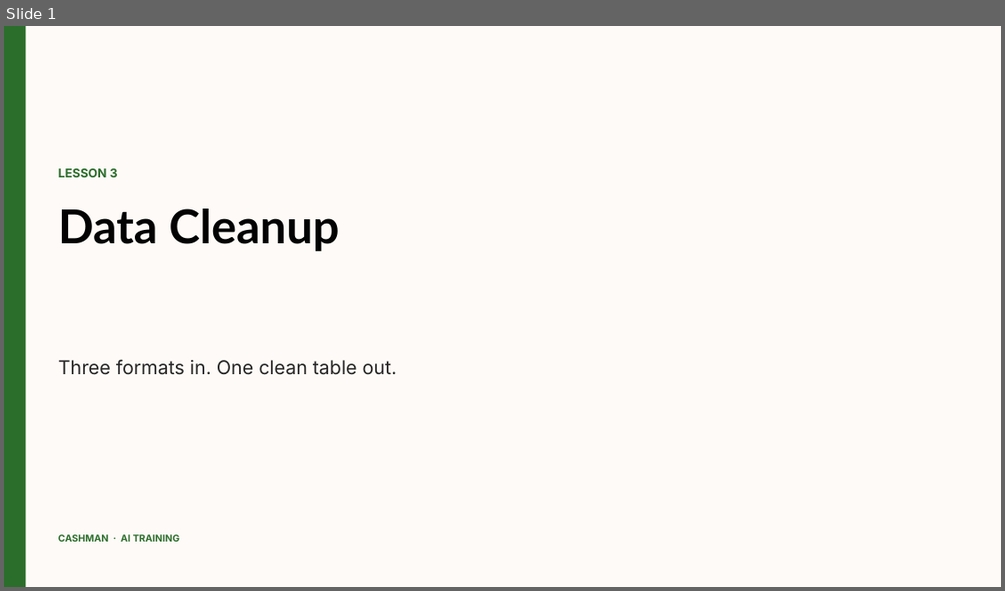
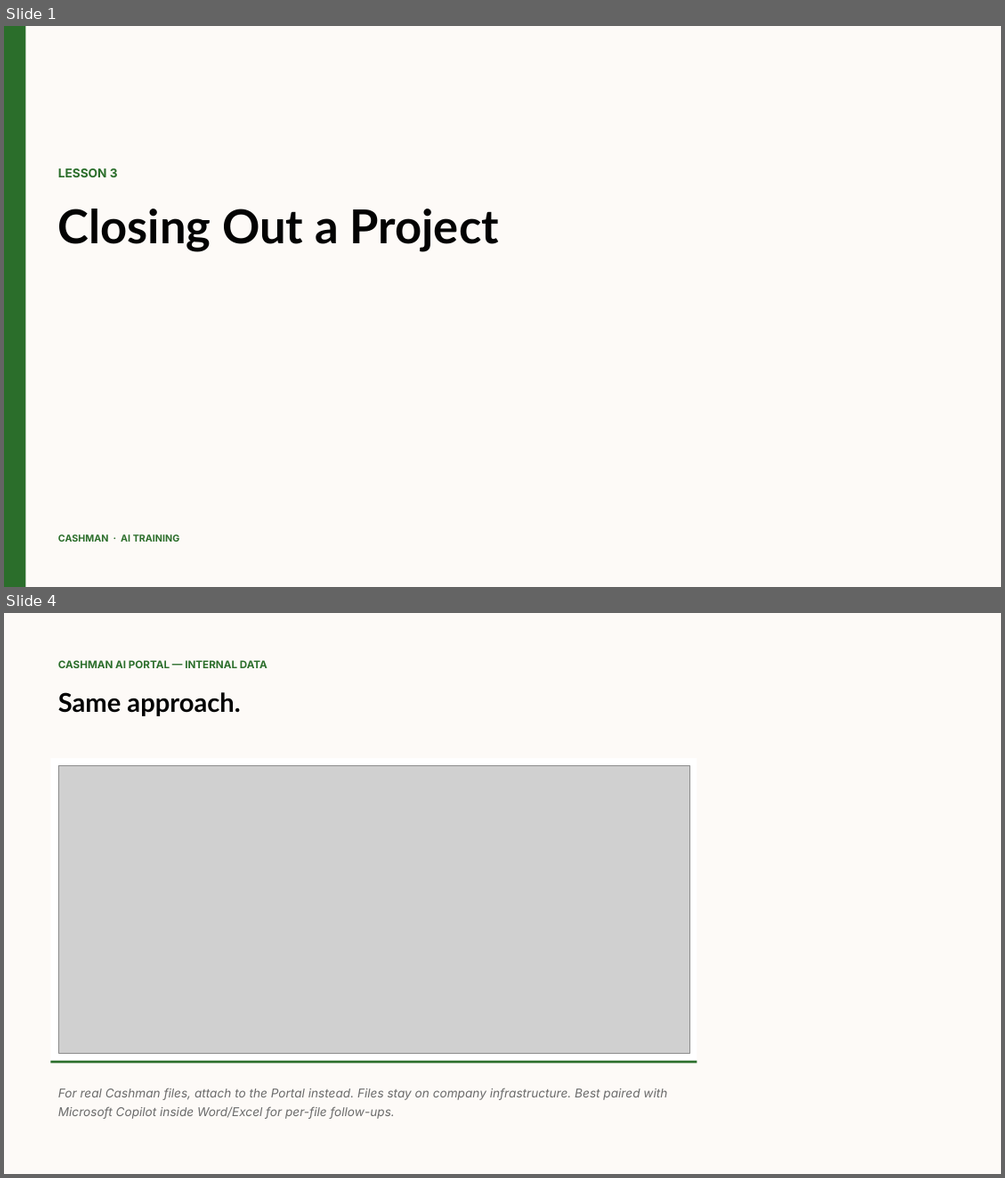
Before and after one commit to psun-jaycashman/cashman-ai-training, a slide deck: docs/video-scripts/slides/pptx/module-4/lesson-4-3-data-cleanup.pptx. Shown one above the other, each under a label of ours: slide 1 before the commit, slides 1 and 4 after it; the slides between them are not shown. The pictures are 1005x591 and 1005x1178 pixels, drawn with LibreOffice and Linux fonts; fonts in the diff are those of the drawing; grey boxes stand for pictures. Boxes give left, top, right and bottom in pixels: in the first picture for what was removed or moved away, otherwise in the second. Text is boxed around its words. In the diff, an @@ line names an element or a change of style, - is before the commit and + after.

Commit message:
Add image-slide support and include slide assets
Implement image-led slides and include module-4 screenshot assets. Added add_image_slide (letterboxed image area, caption, avatar placeholder), enabled italic text in _add_text, and extended Slide dataclass with image/caption and new "image" kind. Updated DECKS to include image slides and adjusted some headlines/subheads. build_deck now accepts an assets_root, validates image paths, and routes image slides to the new renderer. Also added multiple PNG/JPEG assets and updated several PPTX files.

```diff
--- a/docs/video-scripts/slides/pptx/module-4/lesson-4-3-data-cleanup.pptx
+++ b/docs/video-scripts/slides/pptx/module-4/lesson-4-3-data-cleanup.pptx
@@ slide 4 added at [4, 613, 1001, 1174], background #FDFAF7 @@
@@ text added at [58, 660, 267, 668], 12 pt, text #2B6E2B, bold @@
+CASHMAN AI PORTAL — INTERNAL DATA
@@ text added at [58, 692, 240, 716], 30 pt, text #030303, bold @@
+Same approach.
@@ rectangle added at [50, 758, 696, 1061], fill #FFFFFF @@
@@ picture added at [58, 766, 689, 1053] @@
@@ rectangle added at [50, 1061, 696, 1062], fill #2B6E2B @@
@@ text added at [58, 1087, 667, 1119], 14 pt, text #6B6B6B, italic @@
+For real Cashman files, attach to the Portal instead. Files stay on company infrastructure. Best paired with Microsoft Copilot inside Word/Excel for per-file follow-ups.
@@ slide 1 changed as well @@
@@ text at [58, 208, 499, 252]: text changed @@
-Data Cleanup
+Closing Out a Project
@@ text removed at [58, 359, 397, 375] @@
-Three formats in. One clean table out.
```
Also in this commit, not shown: 2 other slides added, 1 slide removed, 41 other files.
